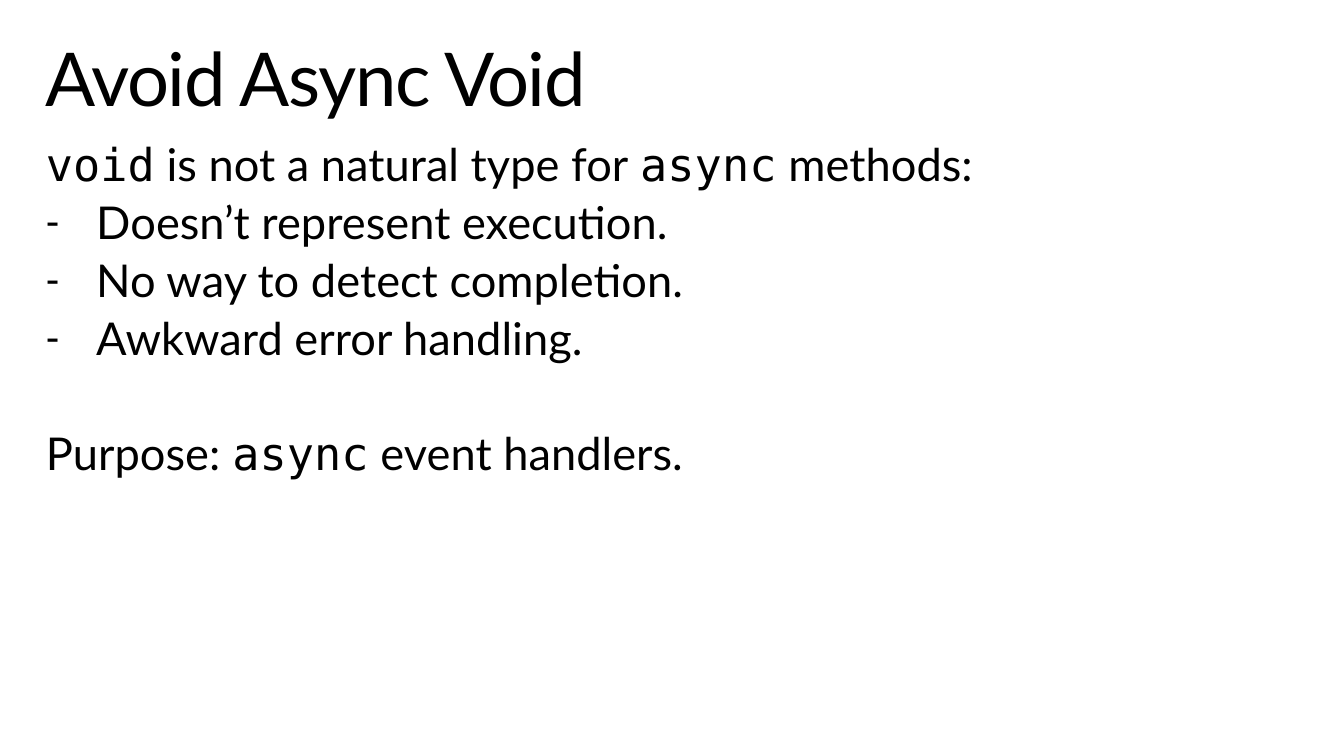
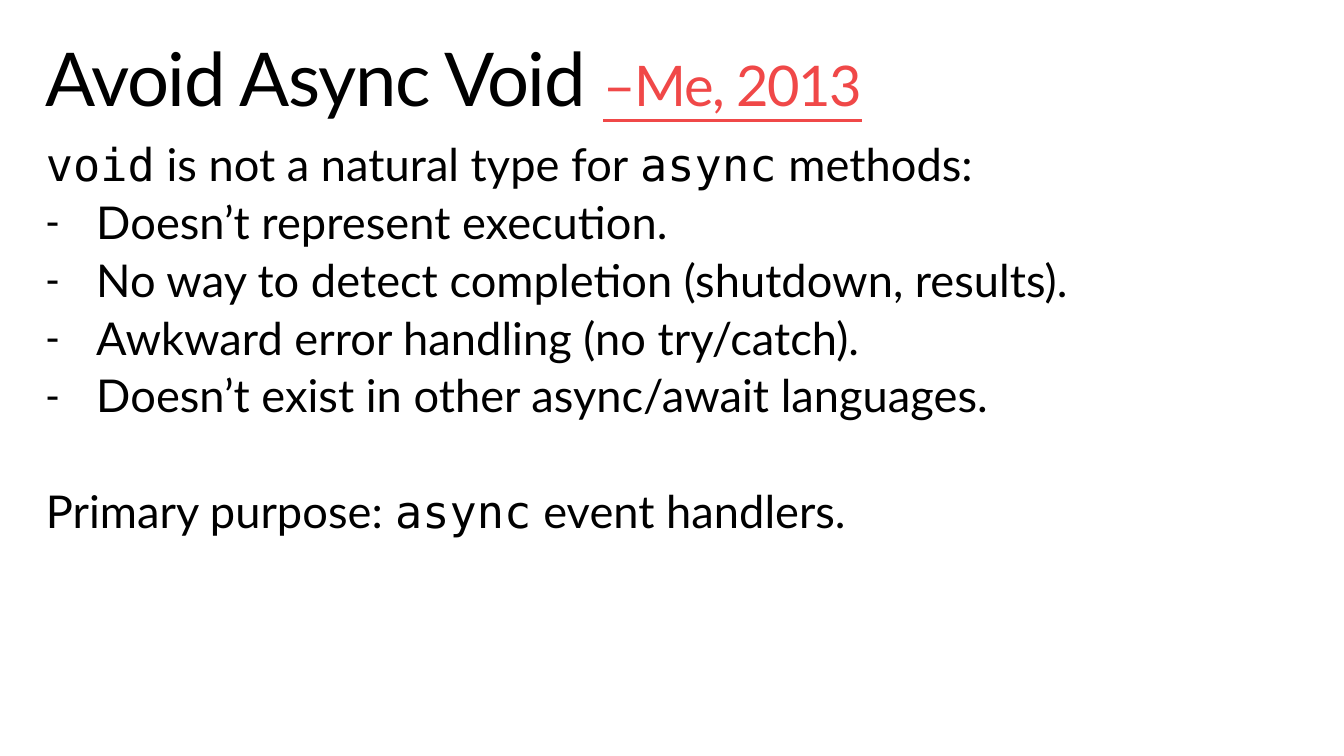
Before and after one commit to StephenCleary/Presentations, a slide deck: slide 20 of Async Pitfalls/Async Pitfalls.pptx (slide 16 before the commit). Drawn at 1344x756 pixels with LibreOffice and Linux fonts; fonts in the diff are those of the drawing; background and template pictures are left out. Boxes give left, top, right and bottom in pixels: in the first picture for what was removed or moved away, otherwise in the second. Text is boxed around its words. In the diff, an @@ line names an element or a change of style, - is before the commit and + after.

```diff
--- a/Async Pitfalls/Async Pitfalls.pptx
+++ b/Async Pitfalls/Async Pitfalls.pptx
@@ title at <box>46,51,862,119</box>: text changed @@
-Avoid Async Void
+Avoid Async Void –Me, 2013
@@ text at <box>46,262,1068,538</box>: text changed @@
-– No way to detect completion.
-– Awkward error handling.
-Purpose: async event handlers.
+– No way to detect completion (shutdown, results).
+– Awkward error handling (no try/catch).
+– Doesn’t exist in other async/await languages.
+Primary purpose: async event handlers.
```
Also in this commit, not shown: 5 other slides changed, 8 slides added, 3 slides removed, 1 other file.
